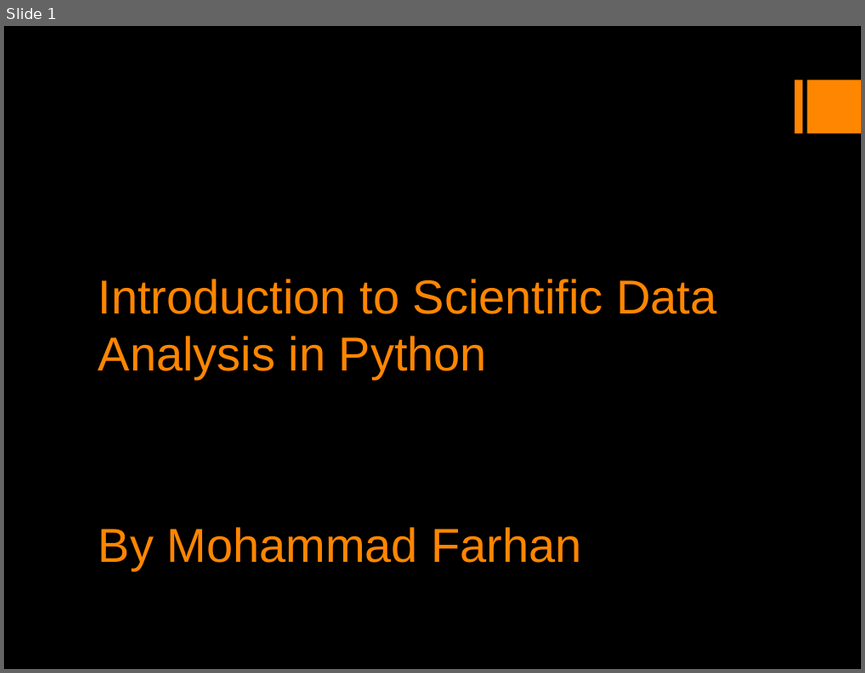
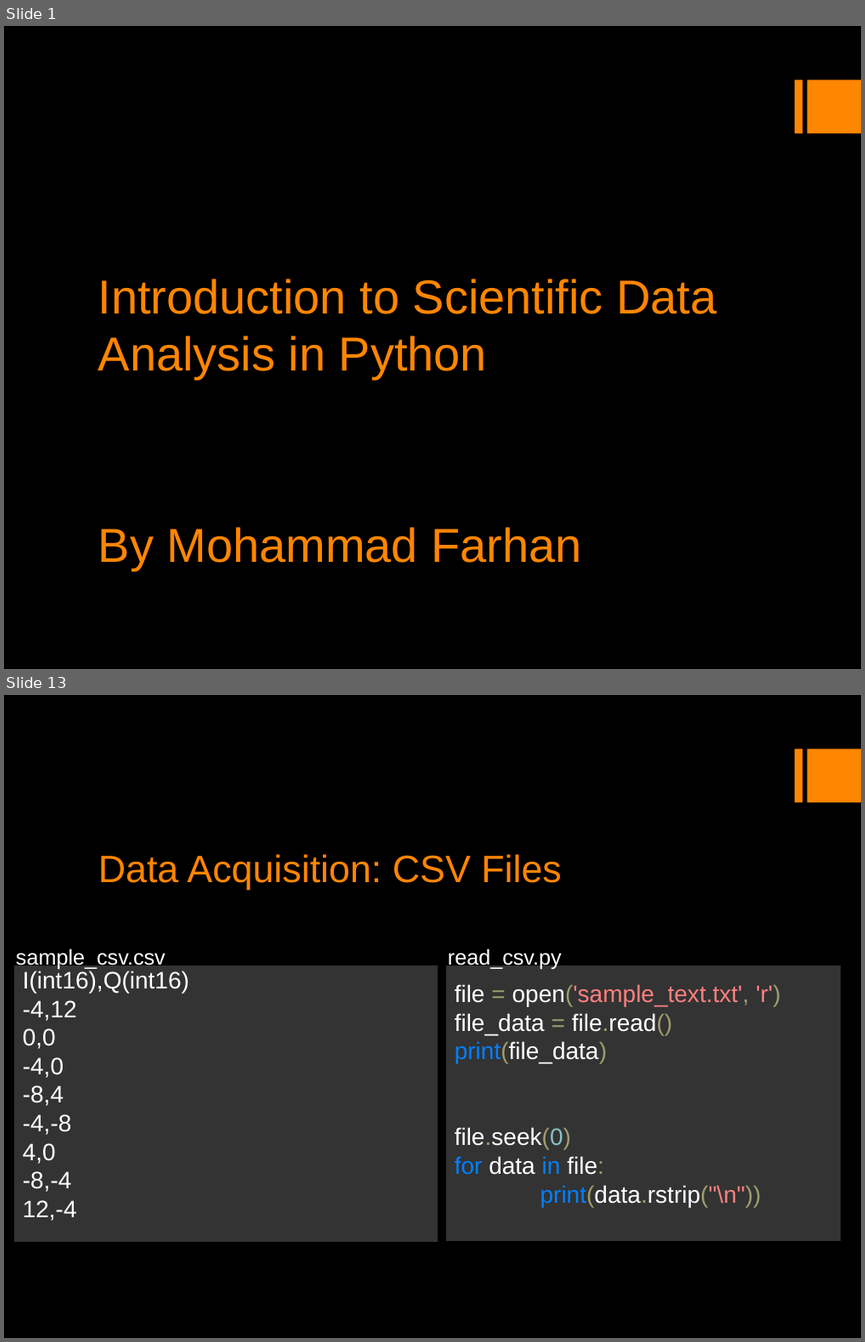
Before and after one commit to mfarhan12/intro_to_scientific_computing, a slide deck: Introduction to Scientific Computing in Python.odp. Shown one above the other, each under a label of ours: slide 1 before the commit, slides 1 and 13 after it; the slides between them are not shown. The pictures are 865x673 and 865x1342 pixels, drawn with LibreOffice and Linux fonts; fonts in the diff are those of the drawing. Boxes give left, top, right and bottom in pixels: in the first picture for what was removed or moved away, otherwise in the second. Text is boxed around its words. In the diff, an @@ line names an element or a change of style, - is before the commit and + after.

```diff
--- a/Introduction to Scientific Computing in Python.odp
+++ b/Introduction to Scientific Computing in Python.odp
@@ slide 13 added at <box>4,695,861,1338</box>, background #000000; not listed: 2 template elements that a slide beside it also shows @@
@@ title added at <box>98,854,562,890</box>, 32 pt, text #FF8600 @@
+Data Acquisition: CSV Files
@@ text added at <box>16,948,166,970</box>, 18 pt, text #FFFFFF @@
+sample_csv.csv
@@ text added at <box>448,948,562,970</box>, 18 pt, text #FFFFFF @@
+read_csv.py
@@ rectangle added at <box>14,965,438,1242</box>, fill #333333, outline #000000 0 pt, 20 pt, text #FFFFFF @@
+I(int16),Q(int16)
+-4,12
+0,0
+-4,0
+-8,4
+-4,-8
+4,0
+-8,-4
+12,-4
@@ rectangle added at <box>446,965,841,1241</box>, fill #333333, outline #000000 0 pt, 20 pt, text #FFFFFF @@
+file = open('sample_text.txt', 'r')
+file_data = file.read()
+print(file_data)
+file.seek(0)
+for data in file:
+print(data.rstrip("\n"))
```
Also in this commit, not shown: 5 slides changed, 6 other slides added, 1 slide removed, 7 other files.
